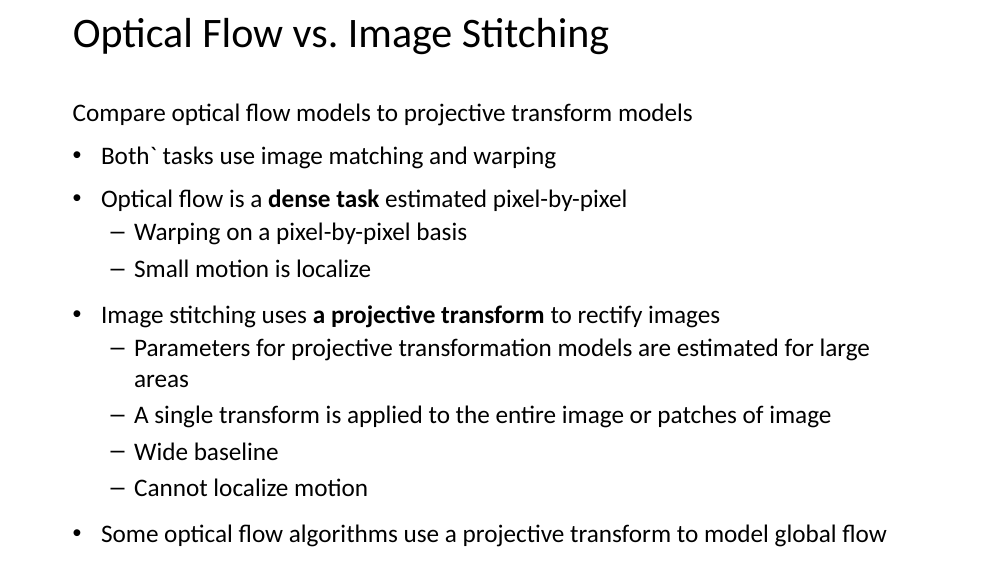
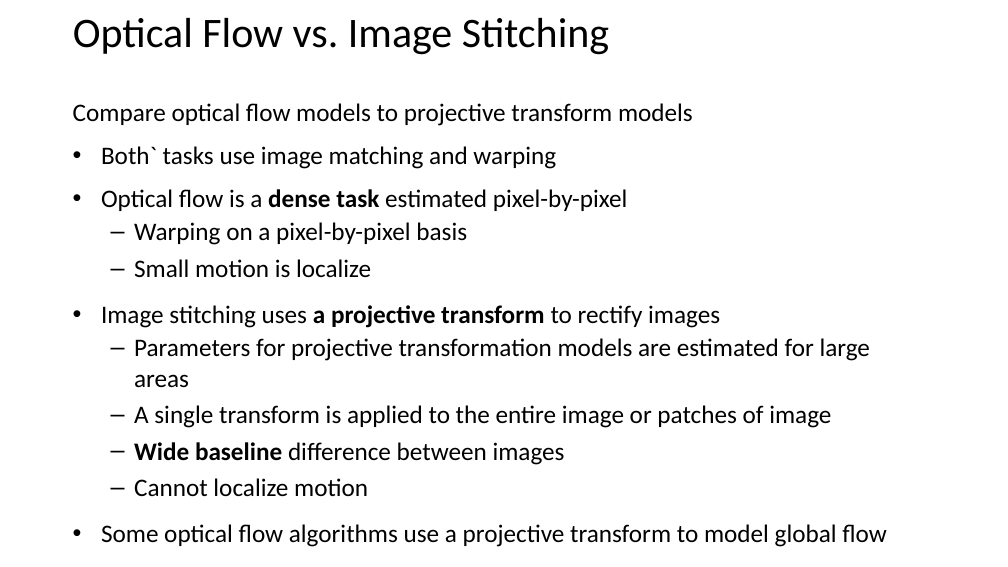
Before and after one commit to StephenElston/CSCI-E25, a slide deck: slide 5 of Slides/13_ImageStitching.pptx. Drawn at 1008x567 pixels with LibreOffice and Linux fonts; fonts in the diff are those of the drawing. Boxes give left, top, right and bottom in pixels: in the first picture for what was removed or moved away, otherwise in the second. Text is boxed around its words. In the diff, an @@ line names an element or a change of style, - is before the commit and + after.

Commit message:
Updated slides, corrected typos

```diff
--- a/Slides/13_ImageStitching.pptx
+++ b/Slides/13_ImageStitching.pptx
@@ text at [134,442,565,465]: text changed @@
-  – Wide baseline
+  – Wide baseline difference between images
```
Also in this commit, not shown: 3 other slides changed.
